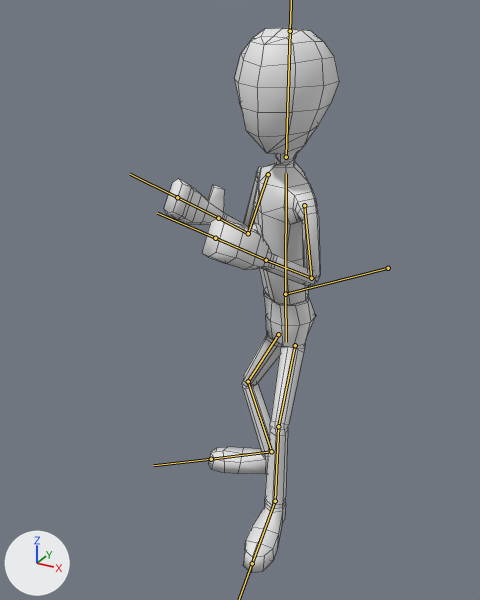
One commit to the FBX model UnityProject/Assets/Raw/Graphics/Models/FBX/Actor.fbx: the scene before it, then after it.
The view is the same before and after, from a camera (50 mm lens) standing at (0.00789, -0.01719, 0.01536) and looking at (-0.00093, -0.00115, 0.00734). The lights are fixed; the arrows at lower left show +X, +Y and +Z. Both versions are drawn at frame 1 of the action 'Armature|Pose'; the numbers are the values there. The bones that bend it are drawn over the model as lines. Mesh edges are drawn as thin lines.

Names of what the first picture shows: 'Actor'.
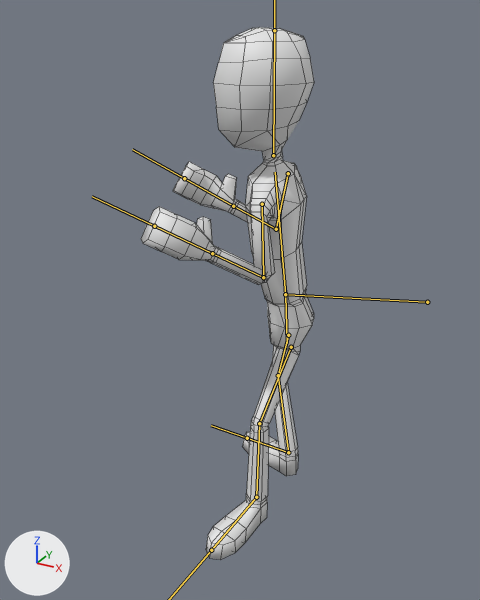
Changed parts and their boxes (x1, y1, x2, y2) in the pictures (480 x 600 px):
'Actor', posed
    before: (164, 28, 339, 573)
    after: (141, 27, 314, 560)
bone 'Root', root to tip
    before: (388, 268) to (285, 294)
    after: (427, 302) to (285, 294)
bone 'LowerArm.L', root to tip
    before: (311, 278) to (266, 260)
    after: (263, 277) to (212, 253)
bone 'UpperLeg.L', root to tip
    before: (295, 345) to (278, 426)
    after: (291, 347) to (259, 423)

The edits, one by one:
Bone 'Root' (bone_root) moves from (0.21, 0.055, 0.052) to (0.402, 0.278, 0.052).
Bone 'Root' (bone_root) turns from (0, 0, 29) to (0, 0, 69) degrees about its own x, y and z.
Bone 'LowerArm.L' (bone_lowerarm_l) turns from (-19, 24, 117) to (-41, 29, 106) degrees about its own x, y and z.
Bone 'UpperLeg.L' (bone_upperleg_l) moves from (0.0, 0.0, 0.0) to (0.015, 0.0, 0.008).
Bone 'UpperLeg.L' (bone_upperleg_l) turns from (-22, -15, 36) to (-36, -31, 41) degrees about its own x, y and z.
